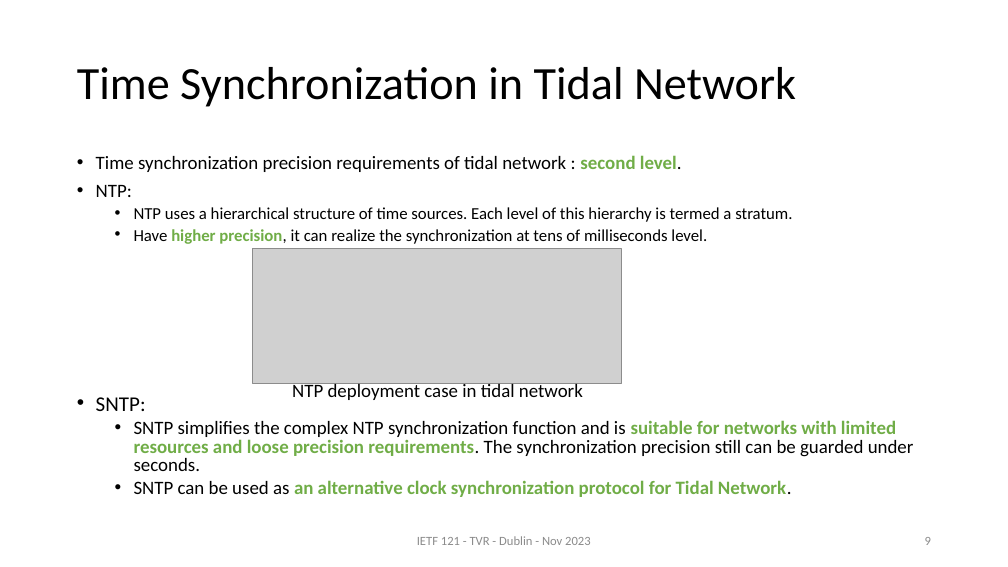
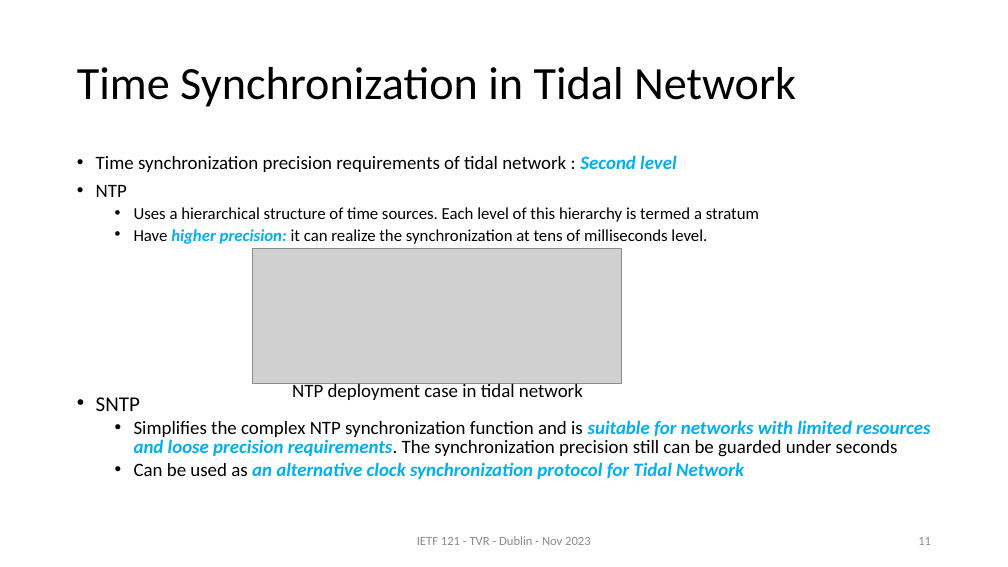
Before and after one commit to zhangli-abcd/TVR-Applicability, a slide deck: slide 11 of slides-121-tvr-applicability-statement v01.pptx (slide 9 before the commit). Drawn at 1008x567 pixels with LibreOffice and Linux fonts; fonts in the diff are those of the drawing; grey boxes stand for pictures. Boxes give left, top, right and bottom in pixels: in the first picture for what was removed or moved away, otherwise in the second. Text is boxed around its words. In the diff, an @@ line names an element or a change of style, - is before the commit and + after.

```diff
--- a/slides-121-tvr-applicability-statement v01.pptx
+++ b/slides-121-tvr-applicability-statement v01.pptx
@@ text at [96, 155, 930, 479]: text changed @@
-• Time synchronization precision requirements of tidal network : second level.
-• NTP:
-  • NTP uses a hierarchical structure of time sources. Each level of this hierarchy is termed a stratum.
-  • Have higher precision, it can realize the synchronization at tens of milliseconds level.
-• SNTP:
-  • SNTP simplifies the complex NTP synchronization function and is suitable for networks with limited resources and loose precision requirements. The synchronization precision still can be guarded under seconds.
-  • SNTP can be used as an alternative clock synchronization protocol for Tidal Network.
+• Time synchronization precision requirements of tidal network : Second level
+• NTP
+  • Uses a hierarchical structure of time sources. Each level of this hierarchy is termed a stratum
+  • Have higher precision: it can realize the synchronization at tens of milliseconds level.
+• SNTP
+  • Simplifies the complex NTP synchronization function and is suitable for networks with limited resources and loose precision requirements. The synchronization precision still can be guarded under seconds
+  • Can be used as an alternative clock synchronization protocol for Tidal Network
@@ page number at [918, 537, 931, 545]: text changed @@
-9
+11
```
Also in this commit, not shown: 11 other slides changed, 2 slides added.
